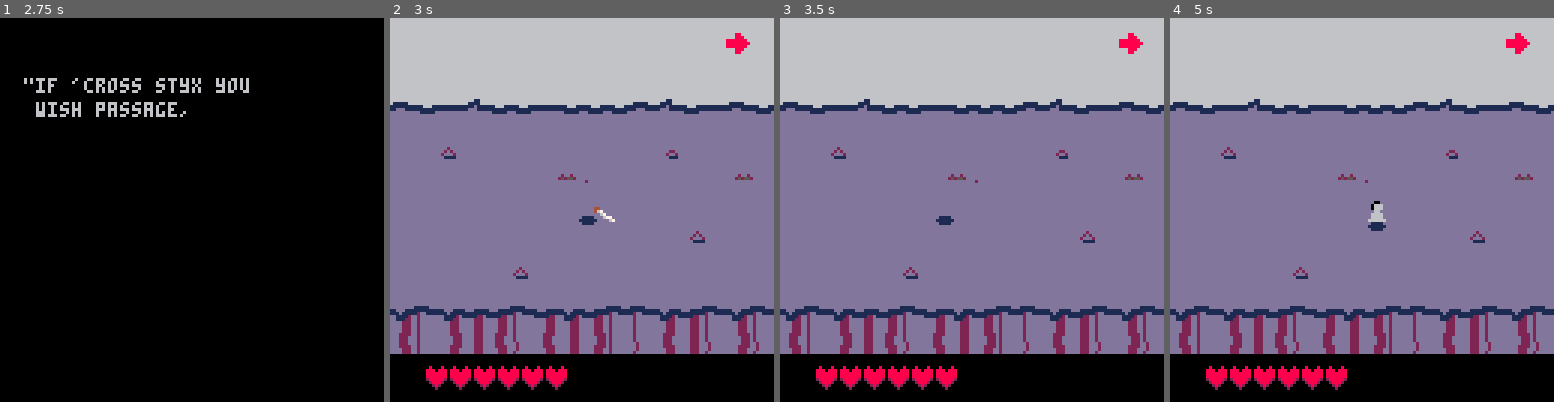
Above: before the commit, frames 1-4 (left to right).
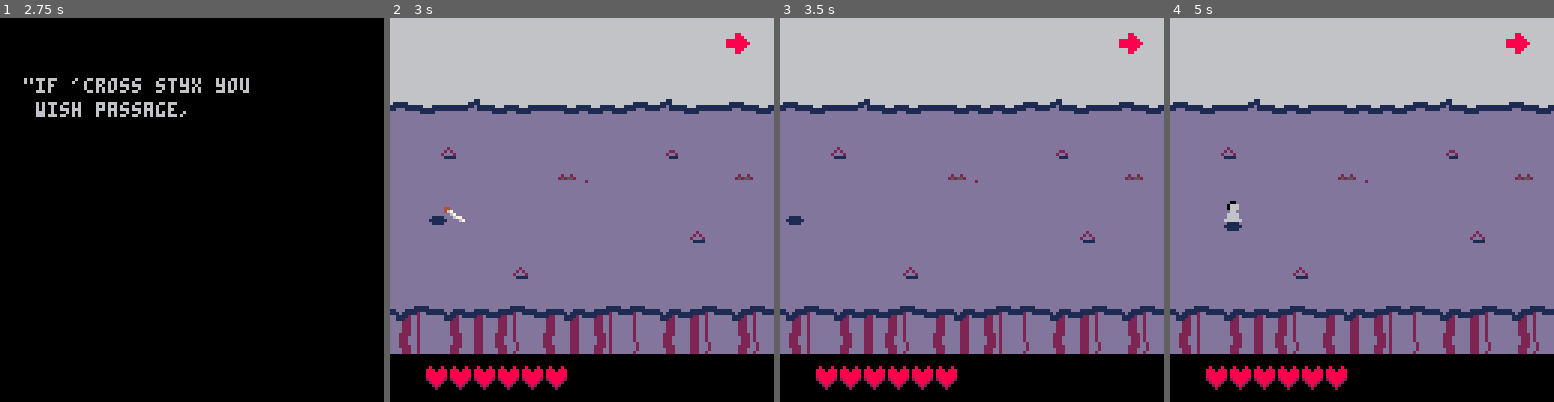
Above: after the commit, the same moments.

Repository: akbiggs/Scuffle
Game: PICO-8 cartridge scuffle.p8
The game is run twice, just before and just after one commit, with the same random seed, the same clock (stepped at 60 frames per second) and the same inputs.
Inputs:
- Up to frame 1 (2.75 s): tap X (X key) at 0.33, 1.07, 1.85 s; tap O (Z key) at 0.7, 1.7, 2.1, 2.5 s; hold Right 1.6-2.1 s; hold Up 2.15-2.42 s; hold Right from 2.47 s (still down)
- Up to frame 2 (3 s): keep holding Right; tap O (Z key) at 2.9 s; tap X (X key) at 2.97 s
- Up to frame 3 (3.5 s): release Right at 3.03 s; hold Left from 3.08 s (still down); tap O (Z key) at 3.3 s
- Up to frame 4 (5 s): release Left at 3.58 s; hold Down 3.63-3.97 s; tap O (Z key) every 0.4 s from 3.7 to 4.9 s; hold Right 4.02-4.68 s; tap X (X key) at 4.08 s; hold Up from 4.73 s (still down)

Frame 1 is identical in both runs. In frame 2, 0.3% of the frame differs, in the area x 10-59%, y 49-54%; in frame 3, 0.2%; in frame 4, 0.5%, in the area x 14-57%, y 47-56%.

Commit message:
tweaks to boss

Diff:
--- a/scuffle.p8
+++ b/scuffle.p8
@@ -1766,12 +1766,17 @@
 
 cam = class.build()
 
-function cam:_init(p)
+function cam:_init(p, max_x)
+  if max_x == nil
+  then
+    max_x = 128*2
+  end
+
   self.p = p
   self.give = 16
   self.pos = vec()
   self.min = vec()
-  self.max = vec(128*2, 0)
+  self.max = vec(max_x, 0)
   self.center =
       vec(128, 128) / 2
 end
@@ -1806,7 +1811,10 @@
 
 function get_music(
     stage, is_restart)
-  -- todo: stage 3
+  if stage == 3
+  then
+    return 16
+  end
 
   -- stage 2
   if stage == 2
@@ -1824,6 +1832,10 @@
 function get_stage_end(
     stage)
   -- todo: stage 2, stage 3
+  if stage == 3
+  then
+    return 128*2
+  end
 
   return 128*3 + 16
 end
@@ -1869,14 +1881,6 @@
   }
 end
 
-function get_stage_3_waves()
-  return {
-    wave(0, {
-      soul(vec(100, 60)),
-    })
-  }
-end
-
 function get_stage_2_waves()
   return {
     wave(40, {
@@ -1925,6 +1929,14 @@
   }
 end
 
+function get_stage_3_waves()
+  return {
+    wave(0, {
+      soul(vec(100, 60)),
+    })
+  }
+end
+
 function get_waves(stage)
   if stage == 3
   then
@@ -1967,15 +1979,23 @@
   return 1000
 end
 
+function get_player_start_pos(
+    stage)
+  return vec(10, 60)
+end
+
 -- common initialization
 -- logic between starting a
 -- stage for the first time
 -- and restarting
 function init_stage(state)
   state.player = player(
-      vec(60, 60))
+      get_player_start_pos(
+          state.stage))
   state.camera = cam(
-      state.player)
+      state.player,
+      get_stage_end(
+          state.stage) - 128)
 
   state.enemies = {}
   state.bullets = {}
@@ -2233,7 +2253,7 @@
 function draw_stage_3_intro()
   print("scene 3", 48, 64,
         6)
-  print("boss battle!!!!",
+  print("end of the road",
         35, 80, 6)
 end
 
Not shown, changed: the music (__music__) section of scuffle.p8
Not shown, changed: the sound effects (__sfx__) section of scuffle.p8
